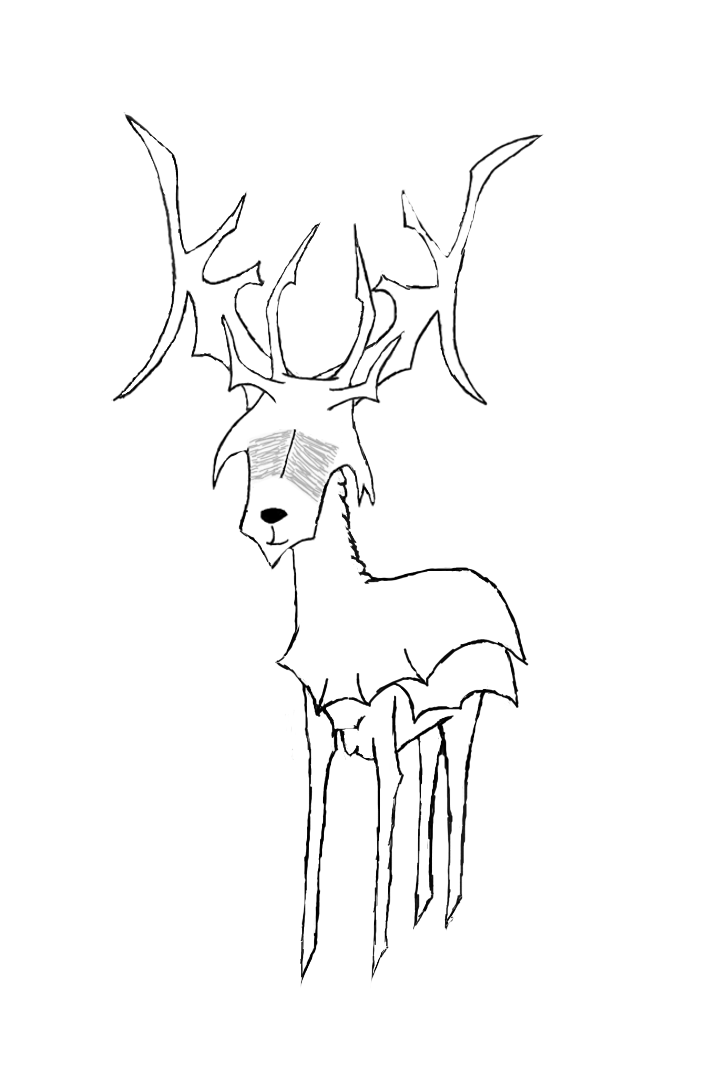
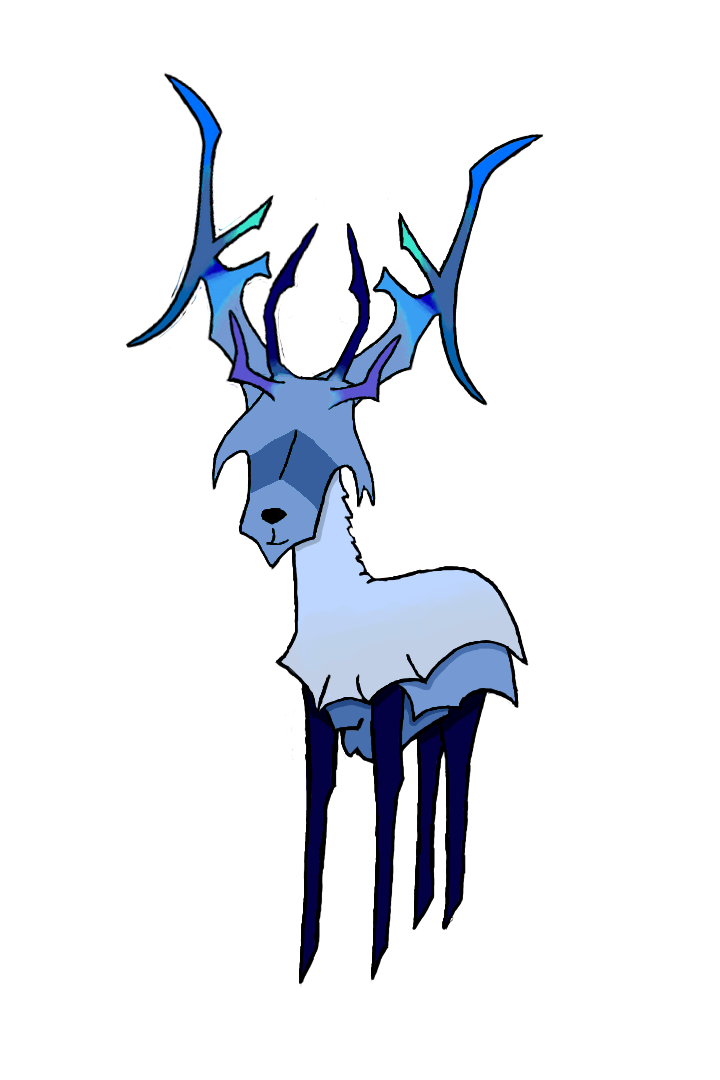
Two versions of the same layered image (720×1080). Layer-by-layer changes:
renamed "Layer 1" to "Layer 6", painted on it over (105, 72, 544, 984)
